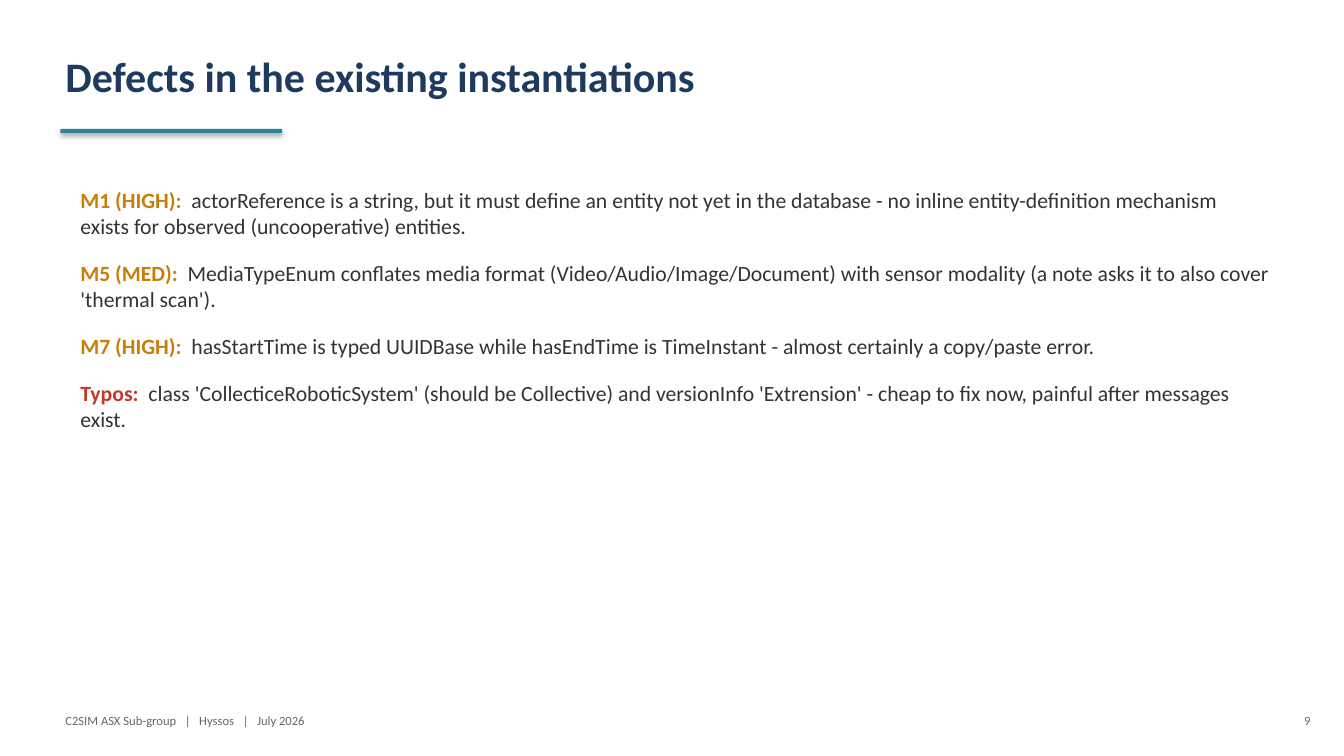
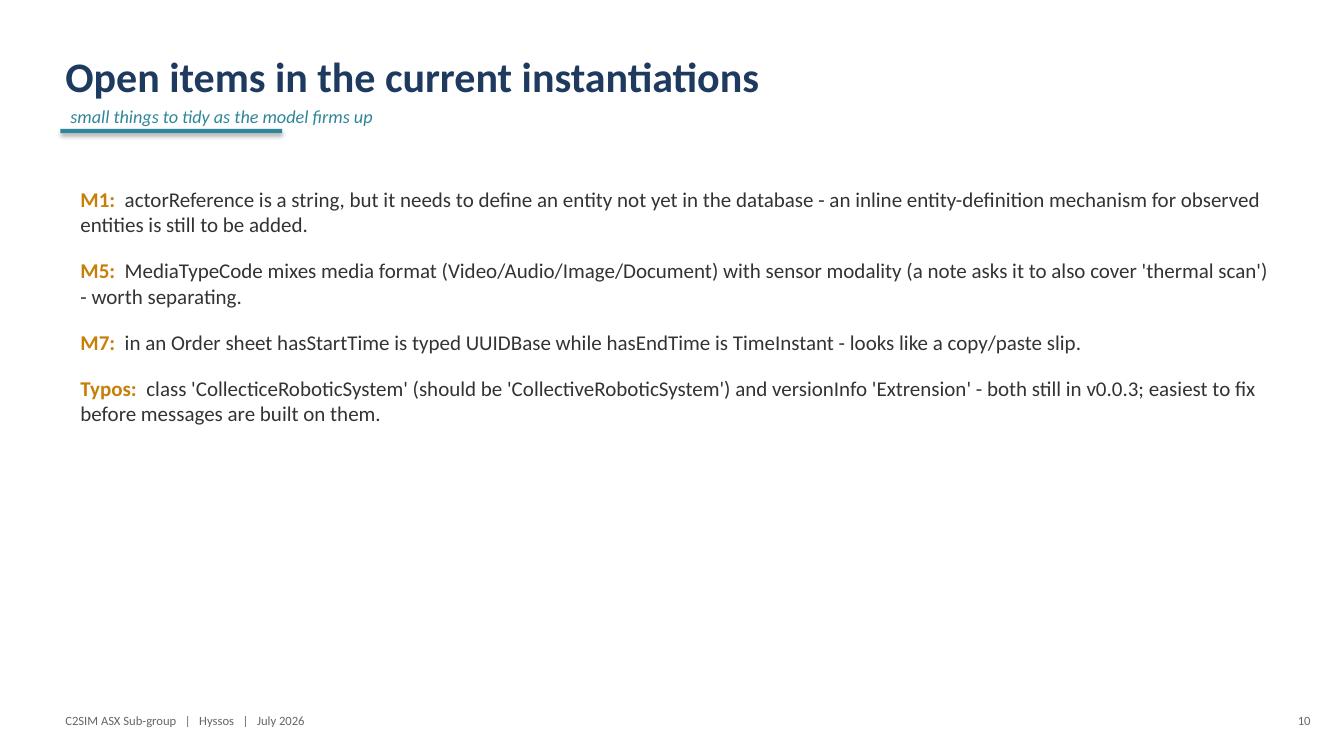
Before and after one commit to hyssostech/C2SIMArtifacts, a slide deck: slide 10 of Subgroups/ASX/InstantiationReview/ASX-Instantiation-Findings.pptx (slide 9 before the commit). Drawn at 1344x756 pixels with LibreOffice and Linux fonts; fonts in the diff are those of the drawing. Boxes give left, top, right and bottom in pixels: in the first picture for what was removed or moved away, otherwise in the second. Text is boxed around its words. In the diff, an @@ line names an element or a change of style, - is before the commit and + after.

```diff
--- a/Subgroups/ASX/InstantiationReview/ASX-Instantiation-Findings.pptx
+++ b/Subgroups/ASX/InstantiationReview/ASX-Instantiation-Findings.pptx
@@ text at box(65, 62, 759, 99): text changed @@
-Defects in the existing instantiations
+Open items in the current instantiations
@@ text added at box(70, 110, 373, 126), 13 pt, text #2E869A, italic @@
+small things to tidy as the model firms up
@@ text at box(80, 192, 1267, 425): text changed; size 15.5 to 15 pt @@
-M1 (HIGH): actorReference is a string, but it must define an entity not yet in the database - no inline entity-definition mechanism exists for observed (uncooperative) entities.
-M5 (MED): MediaTypeEnum conflates media format (Video/Audio/Image/Document) with sensor modality (a note asks it to also cover 'thermal scan').
-M7 (HIGH): hasStartTime is typed UUIDBase while hasEndTime is TimeInstant - almost certainly a copy/paste error.
-Typos: class 'CollecticeRoboticSystem' (should be Collective) and versionInfo 'Extrension' - cheap to fix now, painful after messages exist.
+M1: actorReference is a string, but it needs to define an entity not yet in the database - an inline entity-definition mechanism for observed entities is still to be added.
+M5: MediaTypeCode mixes media format (Video/Audio/Image/Document) with sensor modality (a note asks it to also cover 'thermal scan') - worth separating.
+M7: in an Order sheet hasStartTime is typed UUIDBase while hasEndTime is TimeInstant - looks like a copy/paste slip.
+Typos: class 'CollecticeRoboticSystem' (should be 'CollectiveRoboticSystem') and versionInfo 'Extrension' - both still in v0.0.3; easiest to fix before messages are built on them.
@@ text at box(1298, 717, 1311, 725): text changed @@
-9
+10
```
Also in this commit, not shown: 18 other slides changed, 2 slides added, 13 other files.
